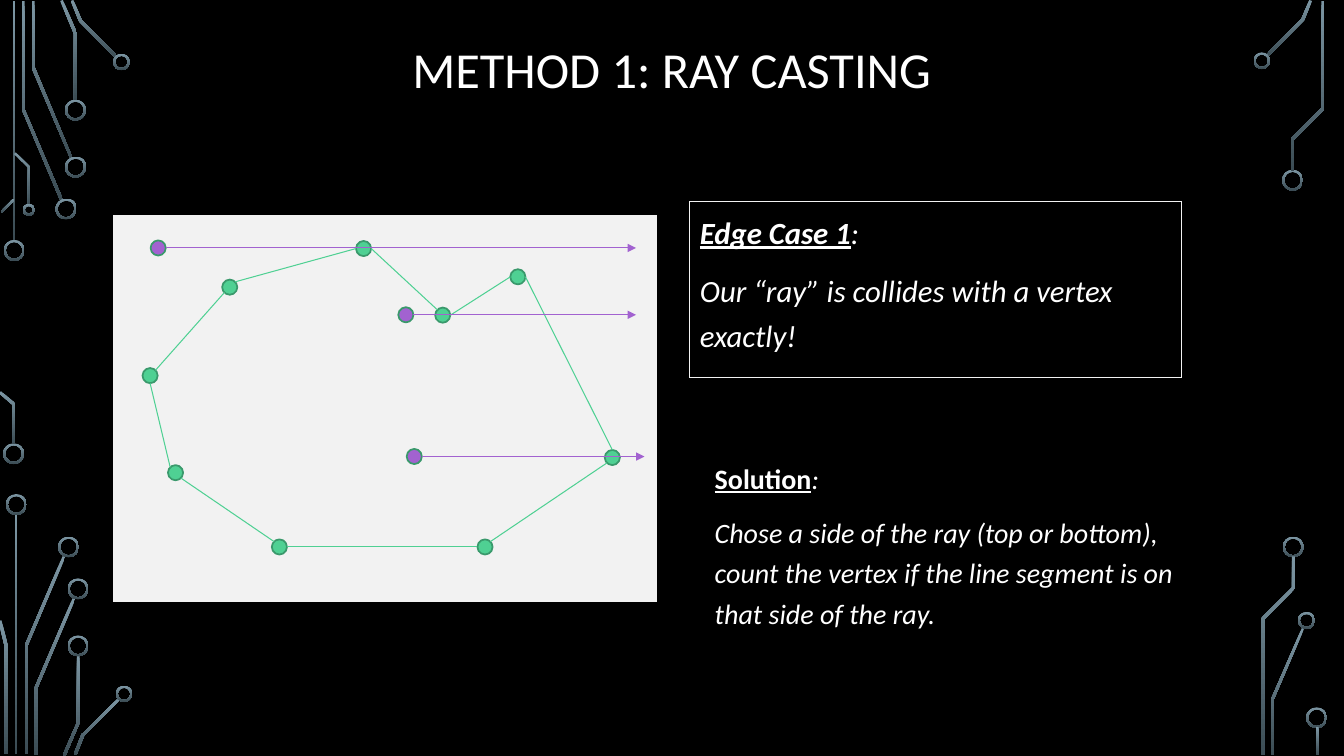
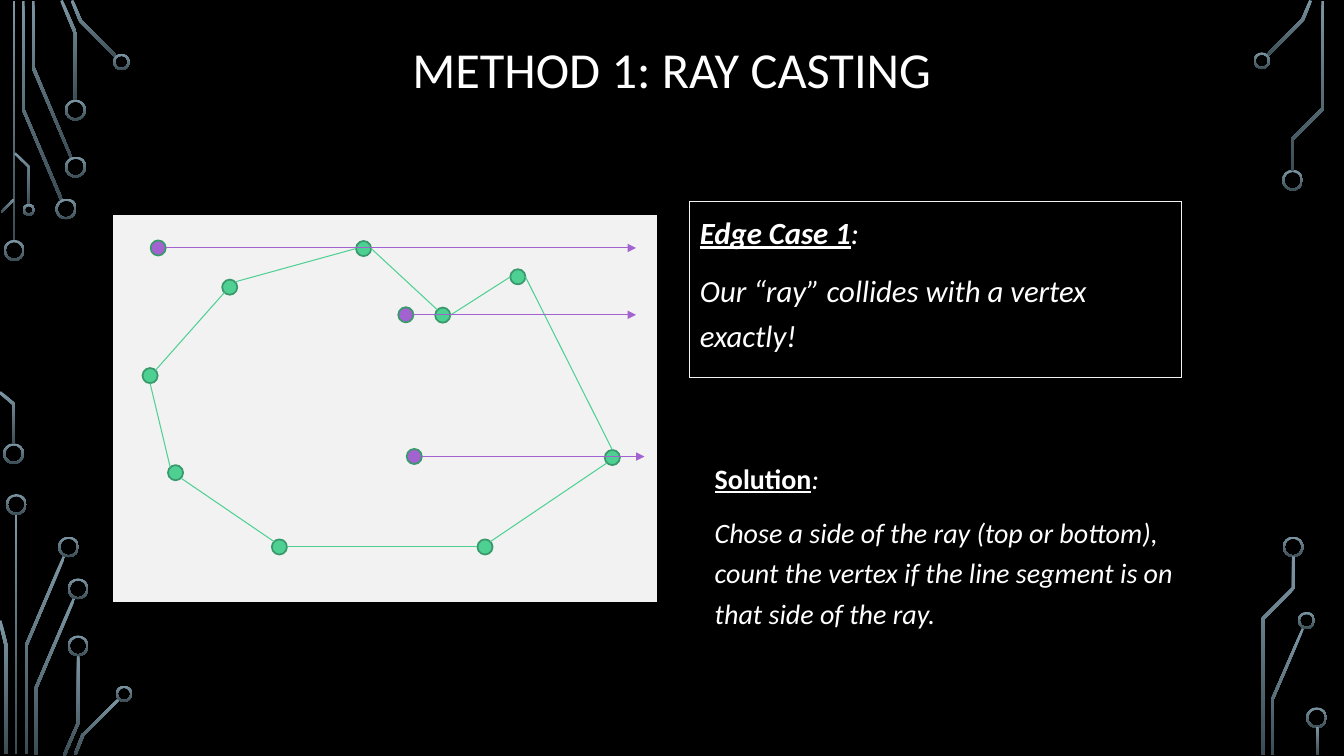
Before and after one commit to markfloryan/advAlgo, a slide deck: slide 22 of slides/ComputationalGeom-part1-Intersections.pptx. Drawn at 1344x756 pixels with LibreOffice and Linux fonts; fonts in the diff are those of the drawing; background and template pictures are left out. Boxes give left, top, right and bottom in pixels: in the first picture for what was removed or moved away, otherwise in the second. Text is boxed around its words. In the diff, an @@ line names an element or a change of style, - is before the commit and + after.

```diff
--- a/slides/ComputationalGeom-part1-Intersections.pptx
+++ b/slides/ComputationalGeom-part1-Intersections.pptx
@@ text in rectangle at (x1=700, y1=280, x2=1086, y2=352): text changed @@
-Our “ray” is collides with a vertex exactly!
+Our “ray” collides with a vertex exactly!
```
Also in this commit, not shown: 2 other slides changed, 1 other file.
